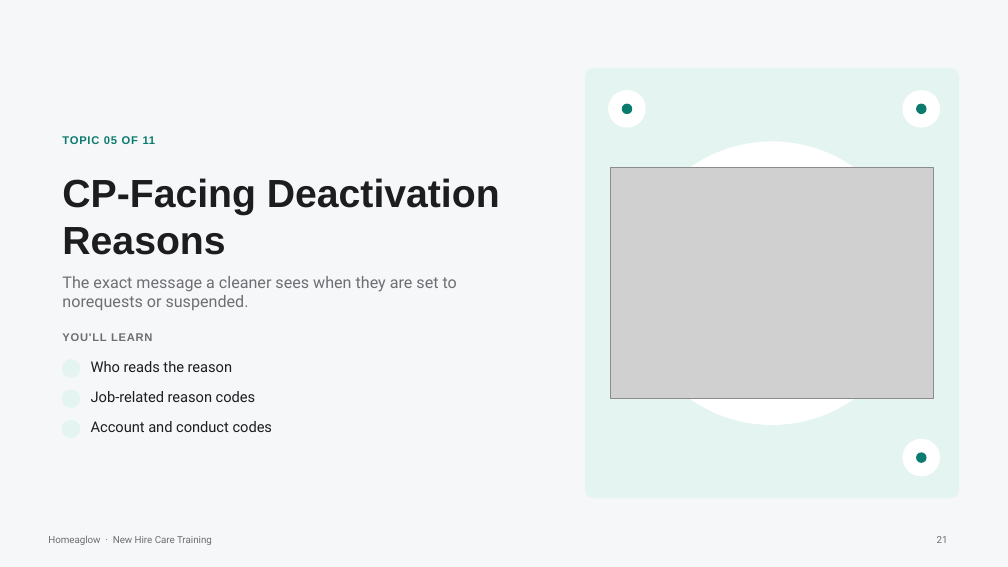
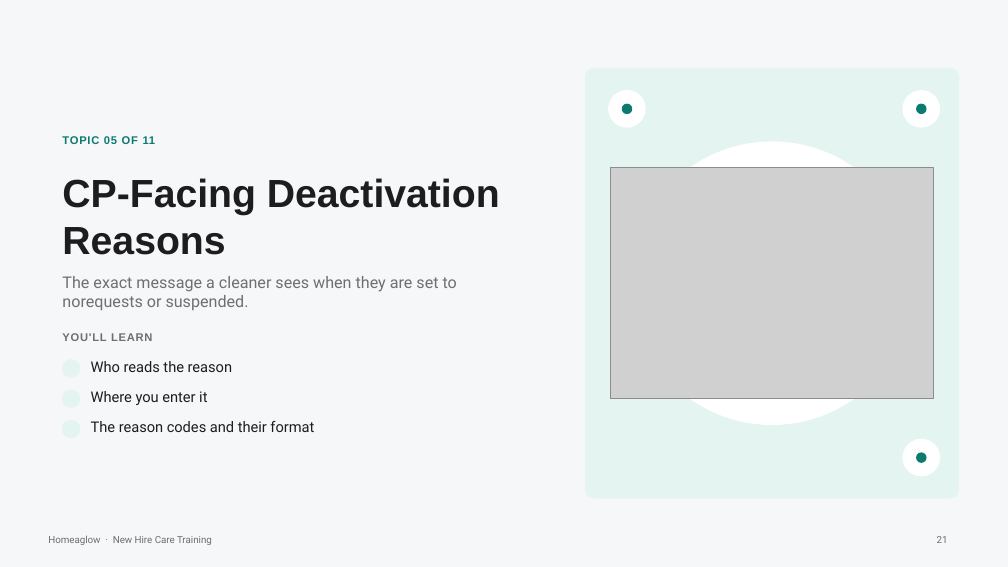
Before and after one commit to anjulimichelle/training, a slide deck: slide 21 of cleaner-foundations/cleaner-foundations-cp-crm.pptx. Drawn at 1008x567 pixels with LibreOffice and Linux fonts; fonts in the diff are those of the drawing; grey boxes stand for pictures; background and template pictures are left out. Boxes give left, top, right and bottom in pixels: in the first picture for what was removed or moved away, otherwise in the second. Text is boxed around its words. In the diff, an @@ line names an element or a change of style, - is before the commit and + after.

```diff
--- a/cleaner-foundations/cleaner-foundations-cp-crm.pptx
+++ b/cleaner-foundations/cleaner-foundations-cp-crm.pptx
@@ text at box(91, 391, 207, 405): text changed @@
-Job-related reason codes
+Where you enter it
@@ text at box(91, 421, 314, 432): text changed @@
-Account and conduct codes
+The reason codes and their format
```
Also in this commit, not shown: 1 other slide changed, 1 slide removed, 1 other file.
